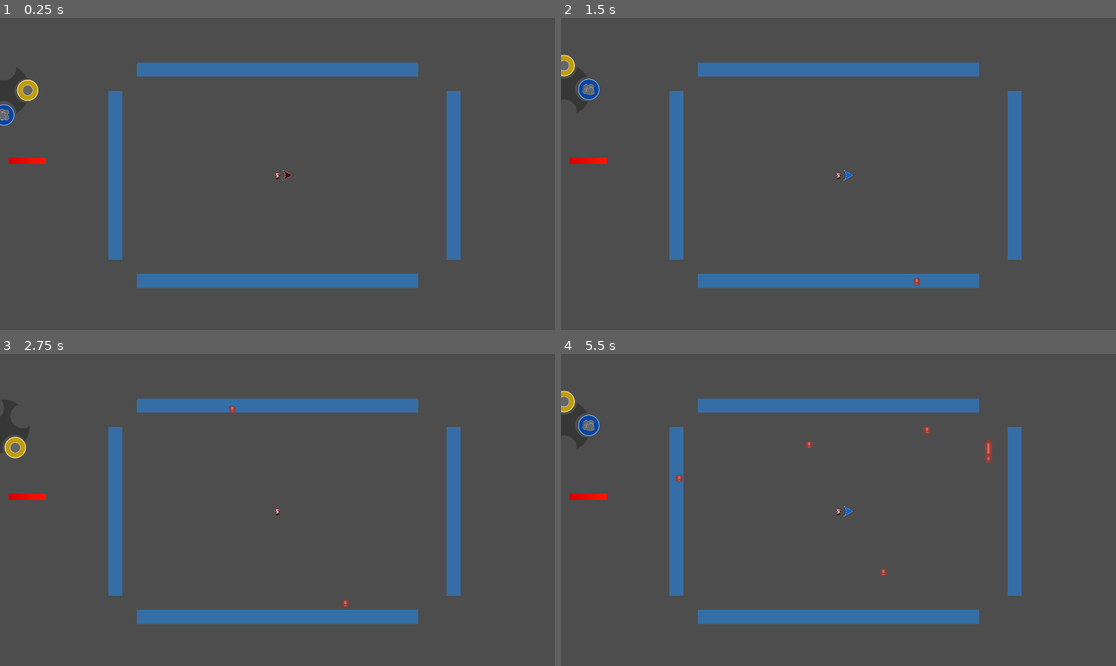
Above: before the commit, frames 1-4 (two rows, left to right).
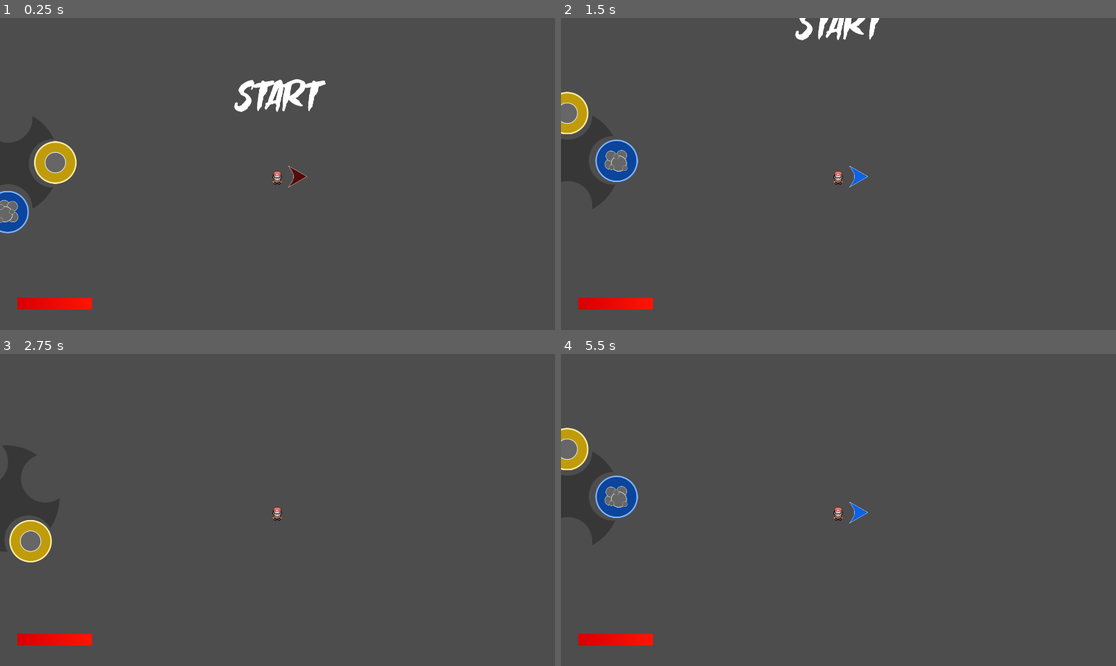
Above: after the commit, the same moments.

Repository: DanX3/ggj2025
Game: Godot game, scene res://scenes/main.tscn
Two runs of this game, one before a commit and one after it. Both use one fixed random seed, a clock stepped at 60 frames per second and the inputs below.
Inputs (mouse positions are in pixels of both pictures, inside the frame that each line leads up to):
- Up to frame 1 (0.25 s): no input
- Up to frame 2 (1.5 s): tap Enter (ui_accept) at 0.5, 0.77 s; move the mouse to (960, 158) at 0.52 s; hold E (gear_right) 0.53-1.28 s; move the mouse to (727, 189) at 1.27 s; hold Down (ui_down) from 1.28 s (still down)
- Up to frame 3 (2.75 s): tap Enter (ui_accept) at 1.52, 2 s; move the mouse to (333, 441) at 2.02 s; release Down (ui_down) at 2.03 s; hold E (gear_right) from 2.03 s (still down)
- Up to frame 4 (5.5 s): move the mouse to (810, 572) at 2.77 s; release E (gear_right) at 2.78 s; hold Up (ui_up) 2.78-3.53 s; tap Enter (ui_accept) at 3.02, 3.77, 4.52 s; move the mouse to (1005, 556) at 3.52 s; hold Q (gear_left) 3.53-5.03 s; move the mouse to (672, 463) at 4.27 s; move the mouse to (866, 510) at 5.02 s; hold Down (ui_down) from 5.03 s (still down)

The runs differ from the first frame. In frame 1, 11% of the frame differs, in the area x 0-83%, y 14-94%; in frame 2, 11%; in frame 3, 9.3%; in frame 4, 10%.

Commit message:
Working game over

Diff:
--- a/project.godot
+++ b/project.godot
@@ -19,7 +19,7 @@
 
 window/size/viewport_width=1920
 window/size/viewport_height=1080
-window/stretch/scale=0.5
+window/size/mode=3
 
 [filesystem]
 
--- a/scenes/main.tscn
+++ b/scenes/main.tscn
@@ -8,6 +8,7 @@
 [ext_resource type="PackedScene" uid="uid://dg1ix65ma8pnb" path="res://scenes/swan.tscn" id="4_qw7ut"]
 [ext_resource type="PackedScene" uid="uid://kfq1wyc1bdu3" path="res://scenes/bat_cluster.tscn" id="5_b5hyy"]
 [ext_resource type="PackedScene" uid="uid://ny2m4sxckvji" path="res://scenes/enemy2d.tscn" id="5_rbs0i"]
+[ext_resource type="FontFile" uid="uid://c7v0mienpmo3f" path="res://assets/fonts/Ghostphobia.ttf" id="9_1j52s"]
 
 [sub_resource type="Resource" id="Resource_7ninm"]
 script = ExtResource("2_lttwi")
@@ -28,6 +29,239 @@
 script = ExtResource("4_mt4tn")
 power = 200
 sequence = Array[int]([0, 0, 0, 1])
+
+[sub_resource type="ShaderMaterial" id="ShaderMaterial_gnym3"]
+
+[sub_resource type="Animation" id="Animation_os6mn"]
+length = 0.001
+tracks/0/type = "value"
+tracks/0/imported = false
+tracks/0/enabled = true
+tracks/0/path = NodePath("CanvasLayer/Label:position")
+tracks/0/interp = 1
+tracks/0/loop_wrap = true
+tracks/0/keys = {
+"times": PackedFloat32Array(0),
+"transitions": PackedFloat32Array(1),
+"update": 0,
+"values": [Vector2(674.5, -245)]
+}
+tracks/1/type = "value"
+tracks/1/imported = false
+tracks/1/enabled = true
+tracks/1/path = NodePath("CanvasLayer/Label:visible")
+tracks/1/interp = 1
+tracks/1/loop_wrap = true
+tracks/1/keys = {
+"times": PackedFloat32Array(0),
+"transitions": PackedFloat32Array(1),
+"update": 1,
+"values": [false]
+}
+tracks/2/type = "value"
+tracks/2/imported = false
+tracks/2/enabled = true
+tracks/2/path = NodePath("Camera2D:position")
+tracks/2/interp = 1
+tracks/2/loop_wrap = true
+tracks/2/keys = {
+"times": PackedFloat32Array(0),
+"transitions": PackedFloat32Array(1),
+"update": 0,
+"values": [Vector2(0, -9)]
+}
+tracks/3/type = "value"
+tracks/3/imported = false
+tracks/3/enabled = true
+tracks/3/path = NodePath("Camera2D:zoom")
+tracks/3/interp = 1
+tracks/3/loop_wrap = true
+tracks/3/keys = {
+"times": PackedFloat32Array(0),
+"transitions": PackedFloat32Array(1),
+"update": 0,
+"values": [Vector2(1, 1)]
+}
+tracks/4/type = "value"
+tracks/4/imported = false
+tracks/4/enabled = true
+tracks/4/path = NodePath("CanvasLayer/ColorRect:color")
+tracks/4/interp = 1
+tracks/4/loop_wrap = true
+tracks/4/keys = {
+"times": PackedFloat32Array(0),
+"transitions": PackedFloat32Array(1),
+"update": 0,
+"values": [Color(1, 1, 1, 0)]
+}
+tracks/5/type = "value"
+tracks/5/imported = false
+tracks/5/enabled = true
+tracks/5/path = NodePath("CanvasLayer/Control:modulate")
+tracks/5/interp = 1
+tracks/5/loop_wrap = true
+tracks/5/keys = {
+"times": PackedFloat32Array(0),
+"transitions": PackedFloat32Array(1),
+"update": 0,
+"values": [Color(1, 1, 1, 0)]
+}
+tracks/6/type = "value"
+tracks/6/imported = false
+tracks/6/enabled = true
+tracks/6/path = NodePath(".:canRestart")
+tracks/6/interp = 1
+tracks/6/loop_wrap = true
+tracks/6/keys = {
+"times": PackedFloat32Array(0),
+"transitions": PackedFloat32Array(1),
+"update": 1,
+"values": [false]
+}
+
+[sub_resource type="Animation" id="Animation_bp44a"]
+resource_name = "wave_start"
+length = 2.0
+tracks/0/type = "value"
+tracks/0/imported = false
+tracks/0/enabled = true
+tracks/0/path = NodePath("CanvasLayer/Label:position")
+tracks/0/interp = 1
+tracks/0/loop_wrap = true
+tracks/0/keys = {
+"times": PackedFloat32Array(0, 0.4, 0.533333, 0.6, 1.1, 1.2, 1.73333),
+"transitions": PackedFloat32Array(0.5, 1, 1, 1, 1, 1, 1),
+"update": 0,
+"values": [Vector2(674.5, -245), Vector2(674.5, 291), Vector2(674.5, 219), Vector2(674.5, 255), Vector2(674.5, 255), Vector2(674.5, 327), Vector2(674.5, -383)]
+}
+tracks/1/type = "value"
+tracks/1/imported = false
+tracks/1/enabled = true
+tracks/1/path = NodePath("CanvasLayer/Label:text")
+tracks/1/interp = 1
+tracks/1/loop_wrap = true
+tracks/1/keys = {
+"times": PackedFloat32Array(1.1),
+"transitions": PackedFloat32Array(1),
+"update": 1,
+"values": ["Start"]
+}
+tracks/2/type = "value"
+tracks/2/imported = false
+tracks/2/enabled = true
+tracks/2/path = NodePath("CanvasLayer/Label:visible")
+tracks/2/interp = 1
+tracks/2/loop_wrap = true
+tracks/2/keys = {
+"times": PackedFloat32Array(0, 1.73333),
+"transitions": PackedFloat32Array(1, 1),
+"update": 1,
+"values": [true, false]
+}
+tracks/3/type = "method"
+tracks/3/imported = false
+tracks/3/enabled = true
+tracks/3/path = NodePath(".")
+tracks/3/interp = 1
+tracks/3/loop_wrap = true
+tracks/3/keys = {
+"times": PackedFloat32Array(2),
+"transitions": PackedFloat32Array(1),
+"values": [{
+"args": [],
+"method": &"wave_start"
+}]
+}
+
+[sub_resource type="Animation" id="Animation_brvru"]
+resource_name = "wave_finished"
+length = 2.0
+tracks/0/type = "value"
+tracks/0/imported = false
+tracks/0/enabled = true
+tracks/0/path = NodePath("Camera2D:position")
+tracks/0/interp = 1
+tracks/0/loop_wrap = true
+tracks/0/keys = {
+"times": PackedFloat32Array(0, 1.56667),
+"transitions": PackedFloat32Array(-2, 1),
+"update": 0,
+"values": [Vector2(0, -9), Vector2(0, -1763)]
+}
+tracks/1/type = "value"
+tracks/1/imported = false
+tracks/1/enabled = true
+tracks/1/path = NodePath("Camera2D:zoom")
+tracks/1/interp = 1
+tracks/1/loop_wrap = true
+tracks/1/keys = {
+"times": PackedFloat32Array(0, 1.56667),
+"transitions": PackedFloat32Array(-2, 1),
+"update": 0,
+"values": [Vector2(1, 1), Vector2(0.585, 0.585)]
+}
+tracks/2/type = "method"
+tracks/2/imported = false
+tracks/2/enabled = true
+tracks/2/path = NodePath(".")
+tracks/2/interp = 1
+tracks/2/loop_wrap = true
+tracks/2/keys = {
+"times": PackedFloat32Array(2),
+"transitions": PackedFloat32Array(1),
+"values": [{
+"args": [],
+"method": &"show_powerup"
+}]
+}
+
+[sub_resource type="Animation" id="Animation_v77rn"]
+resource_name = "game_over"
+length = 5.0
+tracks/0/type = "value"
+tracks/0/imported = false
+tracks/0/enabled = true
+tracks/0/path = NodePath("CanvasLayer/ColorRect:color")
+tracks/0/interp = 1
+tracks/0/loop_wrap = true
+tracks/0/keys = {
+"times": PackedFloat32Array(0, 2),
+"transitions": PackedFloat32Array(1, 1),
+"update": 0,
+"values": [Color(0.109804, 0.109804, 0.164706, 0), Color(0.109804, 0.109804, 0.164706, 1)]
+}
+tracks/1/type = "value"
+tracks/1/imported = false
+tracks/1/enabled = true
+tracks/1/path = NodePath("CanvasLayer/Control:modulate")
+tracks/1/interp = 1
+tracks/1/loop_wrap = true
+tracks/1/keys = {
+"times": PackedFloat32Array(2.73333, 3.6),
+"transitions": PackedFloat32Array(1, 1),
+"update": 0,
+"values": [Color(1, 0.43, 0.43, 0), Color(1, 0.2, 0.2, 1)]
+}
+tracks/2/type = "value"
+tracks/2/imported = false
+tracks/2/enabled = true
+tracks/2/path = NodePath(".:canRestart")
+tracks/2/interp = 1
+tracks/2/loop_wrap = true
+tracks/2/keys = {
+"times": PackedFloat32Array(3.63333),
+"transitions": PackedFloat32Array(1),
+"update": 1,
+"values": [true]
+}
+
+[sub_resource type="AnimationLibrary" id="AnimationLibrary_ycc88"]
+_data = {
+"RESET": SubResource("Animation_os6mn"),
+"game_over": SubResource("Animation_v77rn"),
+"wave_finished": SubResource("Animation_brvru"),
+"wave_start": SubResource("Animation_bp44a")
+}
 
 [node name="GameScene" type="Node2D"]
 script = ExtResource("1_rq8oc")
@@ -46,6 +280,76 @@
 
 [node name="Camera2D" type="Camera2D" parent="."]
 position = Vector2(0, -9)
-zoom = Vector2(0.975, 0.975)
-
+
+[node name="CanvasLayer" type="CanvasLayer" parent="."]
+
+[node name="Label" type="Label" parent="CanvasLayer"]
+visible = false
+anchors_preset = 5
+anchor_left = 0.5
+anchor_right = 0.5
+offset_left = -285.5
+offset_top = -245.0
+offset_right = 285.5
+offset_bottom = -87.0
+grow_horizontal = 2
+theme_override_fonts/font = ExtResource("9_1j52s")
+theme_override_font_sizes/font_size = 144
+text = "Start"
+horizontal_alignment = 1
+
+[node name="ColorRect" type="ColorRect" parent="CanvasLayer"]
+material = SubResource("ShaderMaterial_gnym3")
+anchors_preset = 15
+anchor_right = 1.0
+anchor_bottom = 1.0
+grow_horizontal = 2
+grow_vertical = 2
+color = Color(1, 1, 1, 0)
+
+[node name="Control" type="Control" parent="CanvasLayer"]
+modulate = Color(1, 1, 1, 0)
+layout_mode = 3
+anchors_preset = 15
+anchor_right = 1.0
+anchor_bottom = 1.0
+grow_horizontal = 2
+grow_vertical = 2
+
+[node name="Game Over" type="Label" parent="CanvasLayer/Control"]
+layout_mode = 1
+anchors_preset = 5
+anchor_left = 0.5
+anchor_right = 0.5
+offset_left = -285.5
+offset_top = 190.0
+offset_right = 285.5
+offset_bottom = 348.0
+grow_horizontal = 2
+theme_override_fonts/font = ExtResource("9_1j52s")
+theme_override_font_sizes/font_size = 144
+text = "Game Over"
+horizontal_alignment = 1
+
+[node name="Game Over2" type="Label" parent="CanvasLayer/Control"]
+layout_mode = 1
+anchors_preset = 5
+anchor_left = 0.5
+anchor_right = 0.5
+offset_left = -285.5
+offset_top = 667.0
+offset_right = 285.5
+offset_bottom = 825.0
+grow_horizontal = 2
+theme_override_fonts/font = ExtResource("9_1j52s")
+theme_override_font_sizes/font_size = 75
+text = "Shoot to fight again your nightmares"
+horizontal_alignment = 1
+
+[node name="AnimationPlayer" type="AnimationPlayer" parent="."]
+libraries = {
+"": SubResource("AnimationLibrary_ycc88")
+}
+
+[connection signal="game_over" from="Player" to="." method="_on_player_game_over"]
 [connection signal="timeout" from="Timer" to="." method="_on_timer_timeout"]
--- a/scenes/swan.tscn
+++ b/scenes/swan.tscn
@@ -4,6 +4,33 @@
 
 [sub_resource type="RectangleShape2D" id="RectangleShape2D_a0rd6"]
 size = Vector2(50, 172)
+
+[sub_resource type="Animation" id="Animation_dhpw0"]
+length = 0.001
+tracks/0/type = "value"
+tracks/0/imported = false
+tracks/0/enabled = true
+tracks/0/path = NodePath("Sprite2D:position")
+tracks/0/interp = 1
+tracks/0/loop_wrap = true
+tracks/0/keys = {
+"times": PackedFloat32Array(0),
+"transitions": PackedFloat32Array(1),
+"update": 0,
+"values": [Vector2(0, -66)]
+}
+tracks/1/type = "value"
+tracks/1/imported = false
+tracks/1/enabled = true
+tracks/1/path = NodePath("CollisionShape2D:position")
+tracks/1/interp = 1
+tracks/1/loop_wrap = true
+tracks/1/keys = {
+"times": PackedFloat32Array(0),
+"transitions": PackedFloat32Array(1),
+"update": 0,
+"values": [Vector2(0, -63)]
+}
 
 [sub_resource type="Animation" id="Animation_ry16y"]
 resource_name = "up_and_down"
@@ -35,33 +62,6 @@
 "values": [Vector2(0, -63), Vector2(0, 83)]
 }
 
-[sub_resource type="Animation" id="Animation_dhpw0"]
-length = 0.001
-tracks/0/type = "value"
-tracks/0/imported = false
-tracks/0/enabled = true
-tracks/0/path = NodePath("Sprite2D:position")
-tracks/0/interp = 1
-tracks/0/loop_wrap = true
-tracks/0/keys = {
-"times": PackedFloat32Array(0),
-"transitions": PackedFloat32Array(1),
-"update": 0,
-"values": [Vector2(0, -66)]
-}
-tracks/1/type = "value"
-tracks/1/imported = false
-tracks/1/enabled = true
-tracks/1/path = NodePath("CollisionShape2D:position")
-tracks/1/interp = 1
-tracks/1/loop_wrap = true
-tracks/1/keys = {
-"times": PackedFloat32Array(0),
-"transitions": PackedFloat32Array(1),
-"update": 0,
-"values": [Vector2(0, -63)]
-}
-
 [sub_resource type="AnimationLibrary" id="AnimationLibrary_7cj25"]
 _data = {
 "RESET": SubResource("Animation_dhpw0"),
--- a/scripts/main.gd
+++ b/scripts/main.gd
@@ -7,14 +7,16 @@
 
 const WaveDurationSec = 30
 
+@onready var waveLabel = $CanvasLayer/Label
+
 @export var Enemies: Array[EnemyValue]
-
 @export var Waves: Array[Wave]
+@export var canRestart = false
 
 
 # Called when the node enters the scene tree for the first time.
 func _ready() -> void:
-	wave_start()
+	$AnimationPlayer.play("wave_start")
 
 func wave_start():
 	$Timer.start()
@@ -42,3 +44,15 @@
 	enemiesLeft -= 1
 	if enemiesLeft == 0:
 		print("wave finished")
+
+
+func show_powerup():
+	pass
+
+
+func _on_player_game_over() -> void:
+	$AnimationPlayer.play("game_over")
+
+func _unhandled_input(event: InputEvent) -> void:
+	if canRestart and Input.is_action_just_pressed("trigger"):
+		get_tree().change_scene_to_file("res://scenes/main.tscn")
Not shown, added: assets/fonts/Circus.ttf.import
Binary file added: assets/fonts/Ghostphobia.ttf
Not shown, added: assets/fonts/Ghostphobia.ttf.import
Binary file added: assets/fonts/Heavitas.ttf
Not shown, added: assets/fonts/Heavitas.ttf.import
Binary file added: assets/fonts/Zombie Brush.otf
Not shown, added: assets/fonts/Zombie Brush.otf.import
Not shown: 1 places in scenes/main.tscn that only renumber resources
